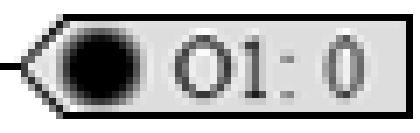
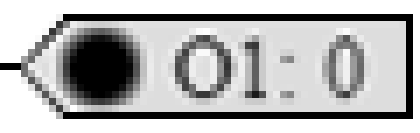
Two versions of the same layered image (420x133). Layer-by-layer changes:
painted on "Shape 14", masked it over [14, 14, 63, 119]
hid "Background" over [14, 14, 63, 119]
